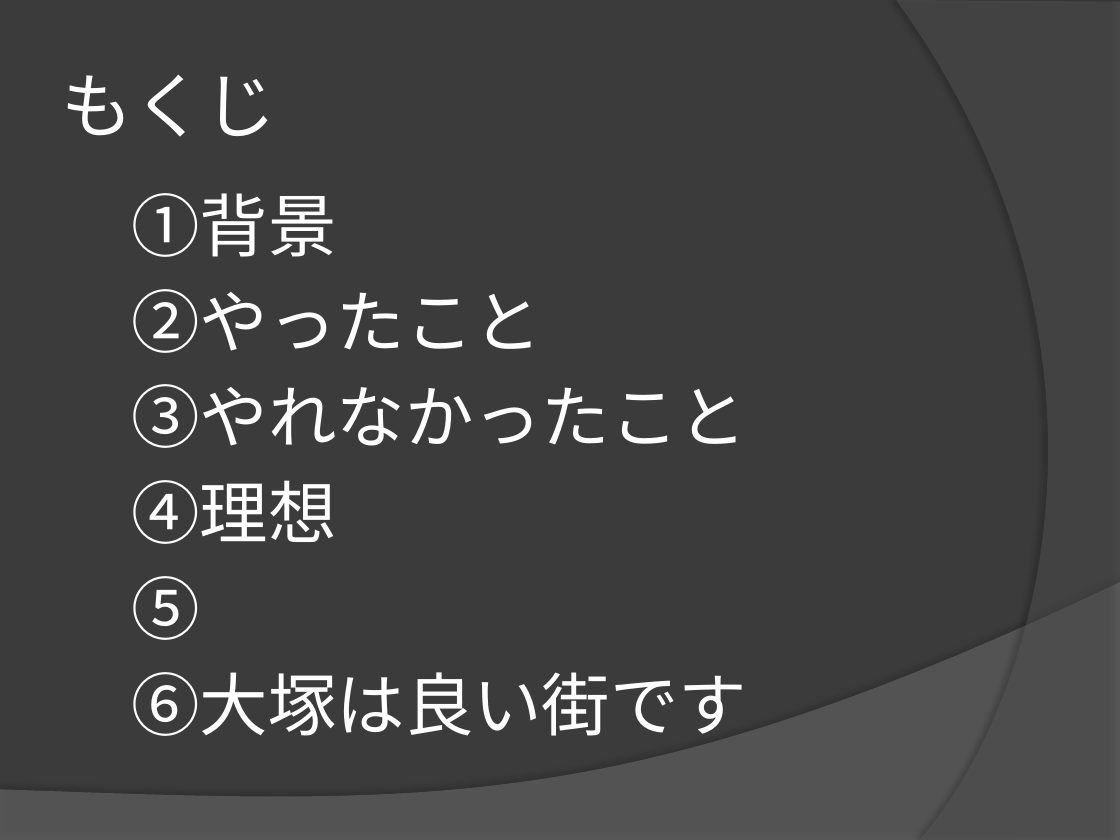
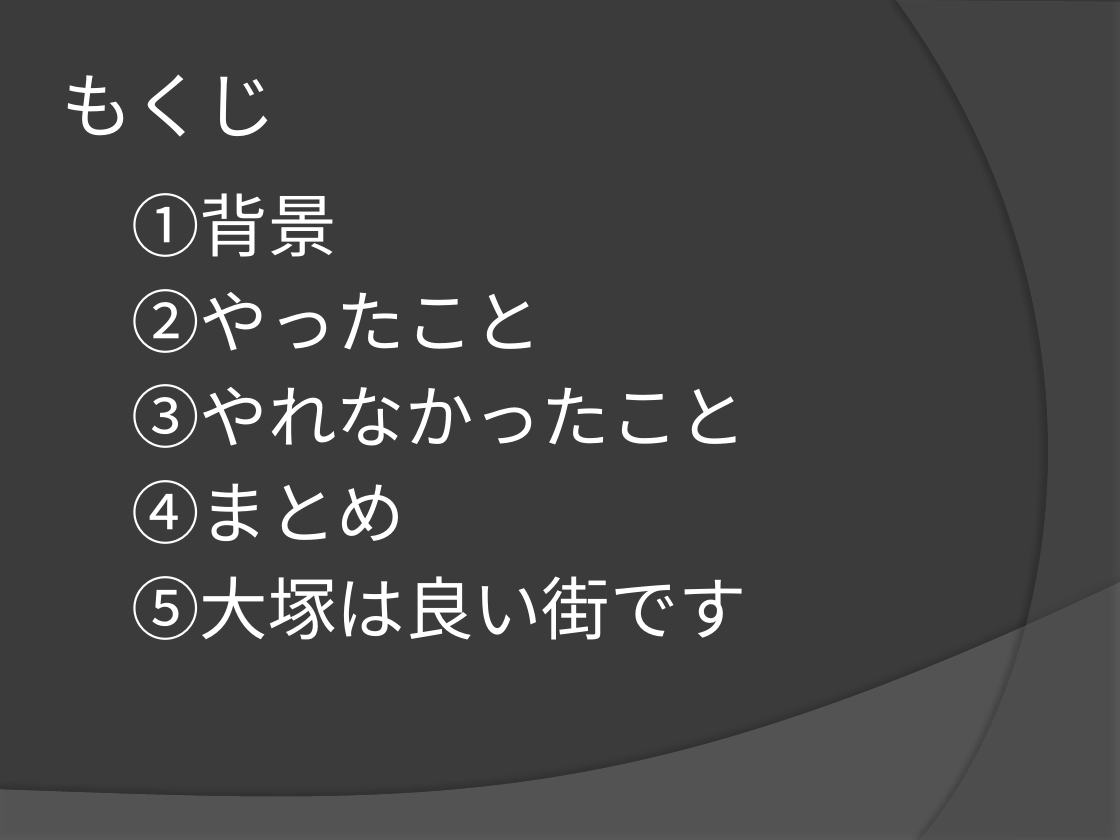
Before and after one commit to yuridonus/FEstudy, a slide deck: slide 3 of hateful_excel.pptx. Drawn at 1120x840 pixels with LibreOffice and Linux fonts; fonts in the diff are those of the drawing. Boxes give left, top, right and bottom in pixels: in the first picture for what was removed or moved away, otherwise in the second. Text is boxed around its words. In the diff, an @@ line names an element or a change of style, - is before the commit and + after.

```diff
--- a/hateful_excel.pptx
+++ b/hateful_excel.pptx
@@ text at [131,480,747,640]: text changed @@
-④理想
-⑤
-⑥大塚は良い街です
+④まとめ
+⑤大塚は良い街です
```
Also in this commit, not shown: 6 other slides changed, 7 slides added, 3 slides removed.
